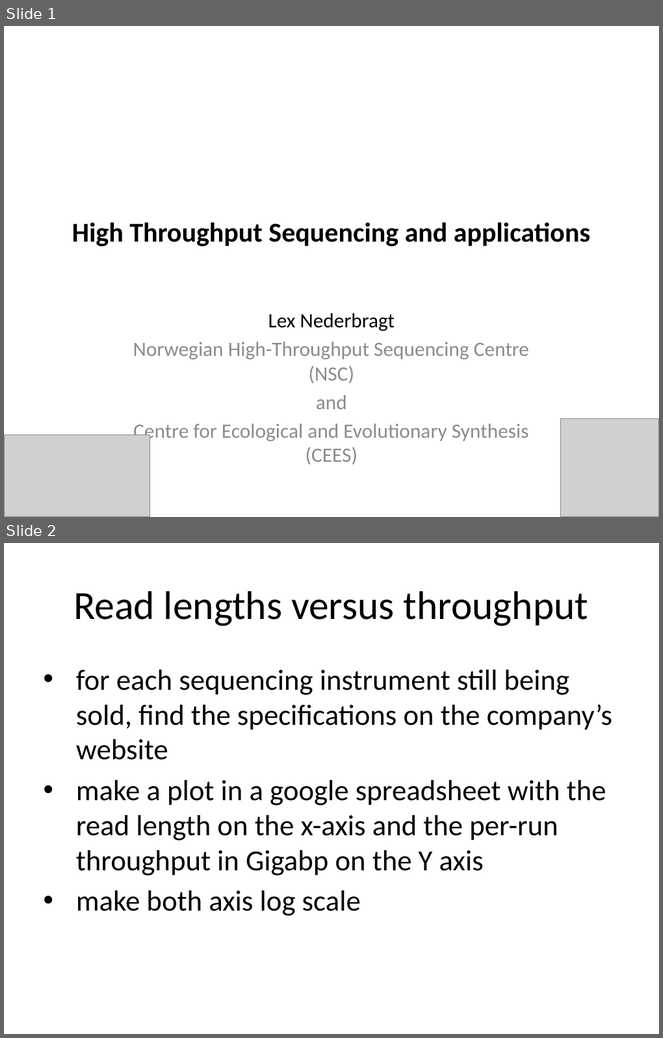
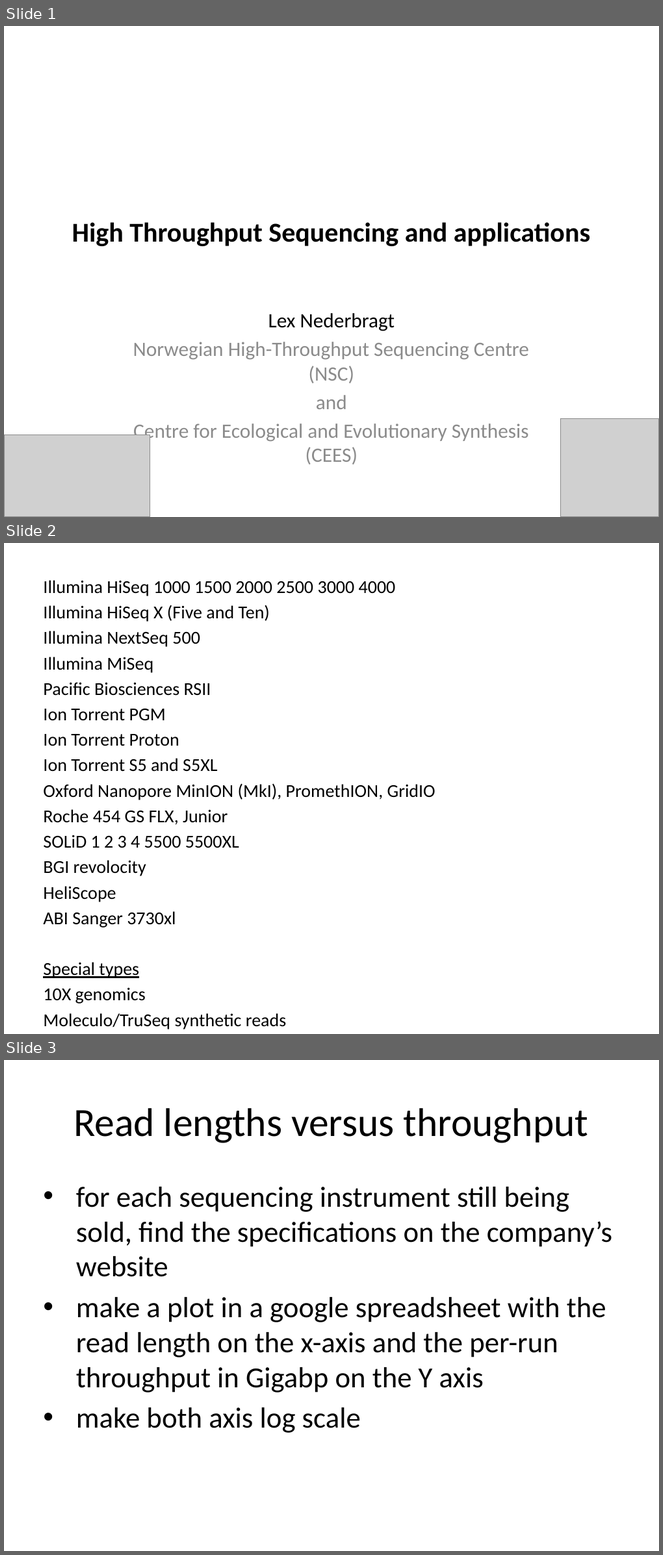
Before and after one commit to lexnederbragt/INF-BIOx121, a slide deck: Intro_HTS/NGS_intro_HTS_analysis_slides.pptx. Shown one above the other, each under a label of ours: slides 1 and 2 before the commit, slides 1, 2 and 3 after it. The pictures are 663x1038 and 663x1555 pixels, drawn with LibreOffice and Linux fonts; fonts in the diff are those of the drawing; grey boxes stand for pictures. Boxes give left, top, right and bottom in pixels: in the first picture for what was removed or moved away, otherwise in the second. Text is boxed around its words. In the diff, an @@ line names an element or a change of style, - is before the commit and + after.

```diff
--- a/Intro_HTS/NGS_intro_HTS_analysis_slides.pptx
+++ b/Intro_HTS/NGS_intro_HTS_analysis_slides.pptx
@@ slide 2 added at [4, 543, 659, 1034], background #FFFFFF @@
@@ text added at [43, 580, 436, 1004], 20 pt, text #000000 @@
+Illumina HiSeq 1000 1500 2000 2500 3000 4000
+Illumina HiSeq X (Five and Ten)
+Illumina NextSeq 500
+Illumina MiSeq
+Pacific Biosciences RSII
+Ion Torrent PGM
+Ion Torrent Proton
+Ion Torrent S5 and S5XL
+Oxford Nanopore MinION (MkI), PromethION, GridIO
+Roche 454 GS FLX, Junior
+SOLiD 1 2 3 4 5500 5500XL
+BGI revolocity
+HeliScope
+ABI Sanger 3730xl
+Special types
+10X genomics
+Moleculo/TruSeq synthetic reads
+BioNano Genomics
@@ what was slide 2 is now slide 3 @@
```
Also in this commit, not shown: 3 other files.
